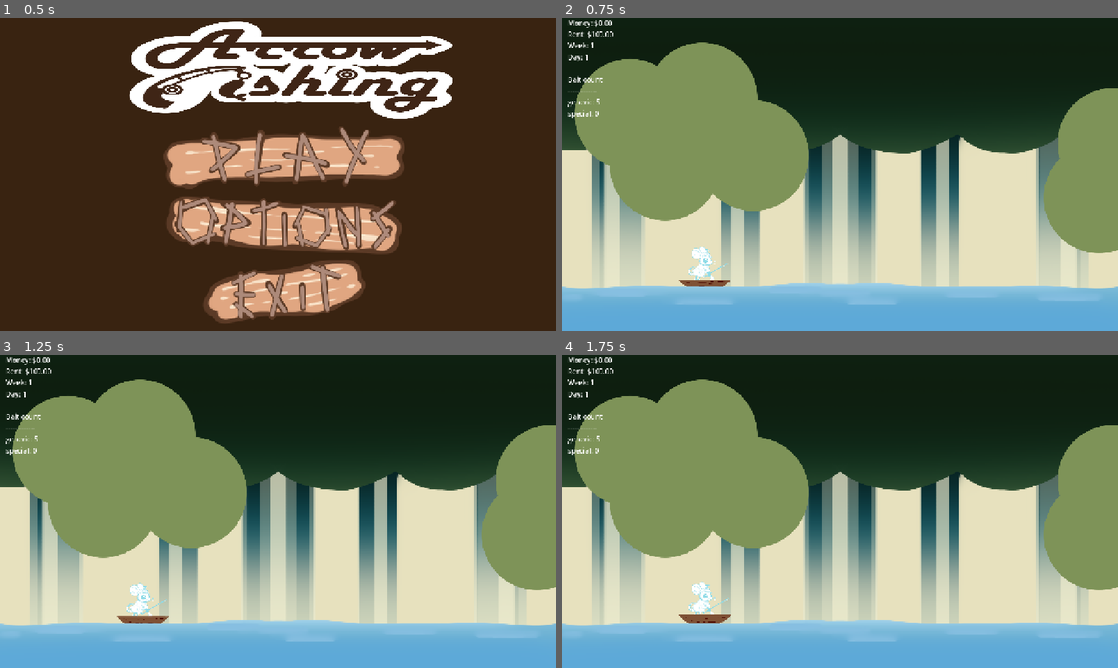
Above: before the commit, frames 1-4 (two rows, left to right).
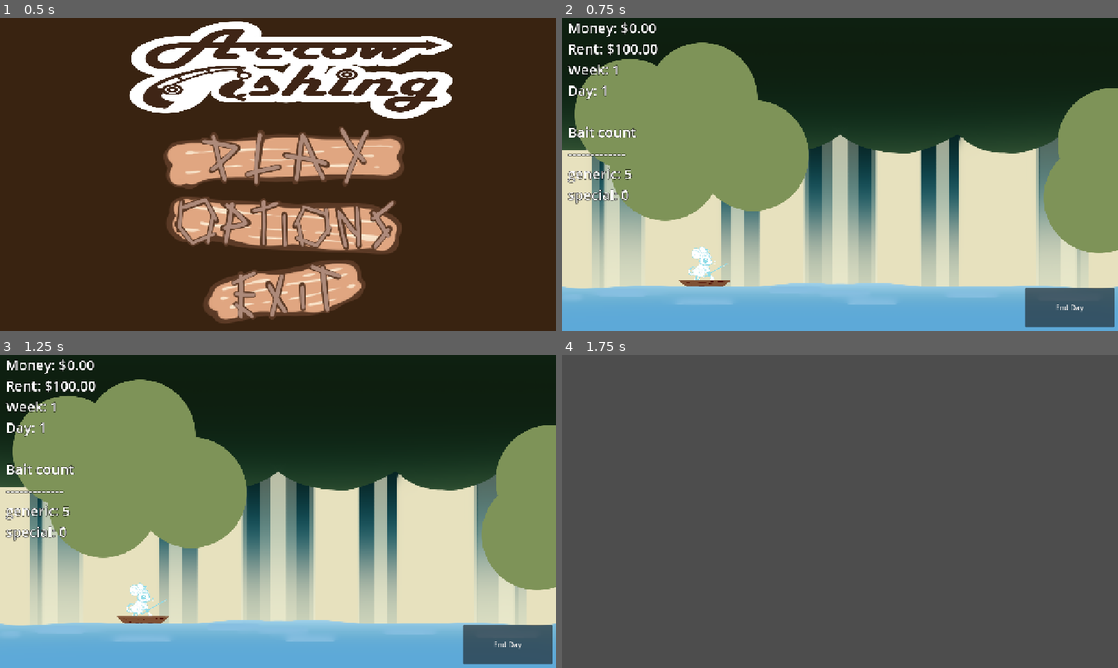
Above: after the commit, the same moments.

Repository: Meoah/Team-Awesome
Game: Godot game, scene res://scenes/default.tscn
Two runs of this game, one before a commit and one after it. Both use one fixed random seed, a clock stepped at 60 frames per second and the inputs below.
Inputs (mouse positions are in pixels of both pictures, inside the frame that each line leads up to):
- Up to frame 1 (0.5 s): no input
- Up to frame 2 (0.75 s): click (845, 158) at 0.5 s
- Up to frame 3 (1.25 s): no input
- Up to frame 4 (1.75 s): click (1067, 642) at 1.25 s, where only the run after the commit has a clickable "End Day"

Frame 1 is identical in both runs. In frame 2, 3.9% of the frame differs, in the area x 1-100%, y 0-99%; in frame 3, 3.9%; in frame 4, 100%, in the area x 0-100%, y 0-100%.
Error after the commit: Cannot call method 'instantiate' on a null value. (res://scripts/managers/game_manager.gd:72)

Commit message:
daytime scene "finished"

Diff:
--- a/scenes/actors/bobber.tscn
+++ b/scenes/actors/bobber.tscn
@@ -9,7 +9,6 @@
 
 [node name="Bobber" type="RigidBody2D"]
 physics_material_override = SubResource("PhysicsMaterial_pntiq")
-freeze = true
 
 [node name="Sprite2D" type="Sprite2D" parent="."]
 position = Vector2(0, -19.000008)
--- a/scenes/game/daytime_main.tscn
+++ b/scenes/game/daytime_main.tscn
@@ -110,11 +110,16 @@
 [sub_resource type="RectangleShape2D" id="RectangleShape2D_6j7wl"]
 size = Vector2(1280, 89)
 
-[node name="DaytimeMain" type="Node2D" node_paths=PackedStringArray("MC", "Bobber", "info", "Indicator")]
+[sub_resource type="LabelSettings" id="LabelSettings_ovom5"]
+font_size = 32
+outline_size = 4
+outline_color = Color(0, 0, 0, 1)
+
+[node name="DaytimeMain" type="Node2D" node_paths=PackedStringArray("MC", "info", "Indicator")]
 script = ExtResource("1_2jsv6")
 fishingMinigameScene = ExtResource("2_kebv3")
 MC = NodePath("MainCharacter")
-Bobber = NodePath("Bobber")
+bobber_scene = ExtResource("3_6j7wl")
 info = NodePath("Info")
 Indicator = NodePath("Indicator")
 
@@ -129,8 +134,6 @@
 [node name="Indicator" type="Sprite2D" parent="."]
 position = Vector2(0, -50)
 texture = ExtResource("5_ovvot")
-
-[node name="Bobber" parent="." instance=ExtResource("3_6j7wl")]
 
 [node name="FISH" type="AnimationPlayer" parent="."]
 libraries = {
@@ -164,6 +167,22 @@
 offset_right = 105.0
 offset_bottom = 23.0
 text = "placeholder"
+label_settings = SubResource("LabelSettings_ovom5")
+
+[node name="Button" type="Button" parent="."]
+anchors_preset = 3
+anchor_left = 1.0
+anchor_top = 1.0
+anchor_right = 1.0
+anchor_bottom = 1.0
+offset_left = 1066.0
+offset_top = 621.0
+offset_right = 1272.0
+offset_bottom = 711.0
+grow_horizontal = 0
+grow_vertical = 0
+text = "End Day"
 
 [connection signal="animation_finished" from="FISH" to="." method="_on_fish_animation_finished"]
 [connection signal="body_entered" from="Water" to="." method="_on_water_body_entered"]
+[connection signal="pressed" from="Button" to="." method="_on_button_pressed"]
--- a/scripts/game/daytime_main.gd
+++ b/scripts/game/daytime_main.gd
@@ -4,9 +4,10 @@
 
 #TODO Make these their own class and animate from their own scripts
 @export var MC : Sprite2D
-@export var Bobber : RigidBody2D
+@export var bobber_scene : PackedScene
 @export var info : Label #Temp
 @export var Indicator : Sprite2D
+@export var nighttime_scene : PackedScene
 
 var timeSinceCast : float = 0.0
 var bobberActive : bool = false
@@ -20,11 +21,13 @@
 #Placeholder
 var bobTime : float = 0.0
 var bobOriginY : float = 0.0
+var bobber : RigidBody2D
 
 func _ready() -> void:
 	_update_info()
 	MCOriginY = MC.global_position.y
 	fishTimer = randf() * 5
+	bobber = bobber_scene.instantiate()
 
 	if player_data.get_day() == 1:
 		player_data._add_bait("generic", 5)
@@ -35,21 +38,23 @@
 	#TODO Don't leave this here, figure out when to update later
 	_update_info()
 
+
 	if Input.is_action_just_pressed("ui_accept") && !bobberActive:
+		bobber.global_position = MC.global_position + Vector2(0,-50)
+		bobber.apply_impulse(Vector2(500,-500))
+		add_child(bobber)
+		move_child(bobber, 3)
 		bobberActive = true
-		Bobber.set_freeze_enabled(false)
-		Bobber.global_position = MC.global_position
-		Bobber.apply_impulse(Vector2(500,-500))
 
 	#Placeholder bobber animation
-	if bobberActive && Bobber.is_freeze_enabled():
+	if bobberActive && bobber.is_freeze_enabled():
 		bobTime += delta
-		Bobber.global_position.y = bobOriginY + sin(bobTime * 5.0) * 2.5
+		bobber.global_position.y = bobOriginY + sin(bobTime * 5.0) * 2.5
 
 	if bobberInWater && timeSinceCast >= fishTimer && !fishReady:
 		fishReady = true
-		Indicator.global_position = Bobber.global_position + Vector2(0,-150)
-		Bobber.set_freeze_enabled(false)
+		Indicator.global_position = bobber.global_position + Vector2(0,-150)
+		bobber.set_freeze_enabled(false)
 
 	if fishReady && Input.is_action_just_pressed("ui_accept"):
 		fishReady = false
@@ -57,9 +62,12 @@
 		bobberActive = false
 		Indicator.global_position = Vector2(-100,-100)
 		$FISH.play("FISH!") #Plays FISH! Animation
-		await get_tree().create_timer(1).timeout
+		await $FISH.animation_finished
+		bobber.queue_free()
+		bobber = bobber_scene.instantiate()
 		if fishingMinigameScene:
 			GameManager.popup_queue.show_popup(BasePopup.POPUP_TYPE.ARROWUI, {"flags" = BasePopup.POPUP_FLAG.WILL_PAUSE})
+
 
 	MC.global_position.y = MCOriginY + sin(boatTimer * 4.0) * 2.0
 
@@ -86,20 +94,32 @@
 
 	info.text = info_string
 
+func is_can_fish() -> bool:
+	for each in player_data.bait_inventory:
+		if player_data.bait_inventory[each] != 0:
+			return true
+	return false
+
+func _end_day() -> void:
+	GameManager.change_scene_deferred(nighttime_scene)
 
 func _on_water_body_entered(body: Node2D) -> void:
-	if body == Bobber && !bobberInWater:
+	if body == bobber && !bobberInWater:
 		bobberInWater = true
 		timeSinceCast = 0
 		call_deferred("_bobber_on_water")
 
 
 func _bobber_on_water() -> void:
-	Bobber.set_linear_velocity(Vector2.ZERO)
-	bobOriginY = Bobber.global_position.y
-	Bobber.set_freeze_enabled(true)
+	bobber.set_linear_velocity(Vector2.ZERO)
+	bobOriginY = bobber.global_position.y
+	bobber.set_freeze_enabled(true)
 
 
 func _on_fish_animation_finished(_anim_name: StringName) -> void:
-			$FISH.stop(true)
-			$FISH.seek(0)
+	$FISH.stop(true)
+	$FISH.seek(0)
+
+
+func _on_button_pressed():
+	_end_day()
--- a/scripts/ui/arrows.gd
+++ b/scripts/ui/arrows.gd
@@ -172,7 +172,7 @@
 		$ArrowSprite.erase()
 	cleared = true
 	await get_tree().create_timer(3).timeout
-	get_tree().reload_current_scene()
+	GameManager.popup_queue.dismiss_popup()
 
 #Win Script. Prints fish data and resets the scene after 3 seconds
 var cleared = false
@@ -193,7 +193,7 @@
 		input_string.set_text(current_fish.name + "\n Weight: " + str(current_fish.weight) + "\n Value: " + str(current_value))
 		player_data.add_score(current_fish.value)
 		await get_tree().create_timer(3).timeout
-		get_tree().reload_current_scene()
+		queue_free()
 
 
 
--- a/scripts/ui/pop_ups/generic_popup.gd
+++ b/scripts/ui/pop_ups/generic_popup.gd
@@ -5,4 +5,4 @@
 	type = POPUP_TYPE.GENERIC
 
 func _on_exit_pressed():
-	GameManager.dismiss_popup()
+	GameManager.popup_queue.dismiss_popup()
Not shown: 1 places in scenes/game/daytime_main.tscn that only renumber resources
